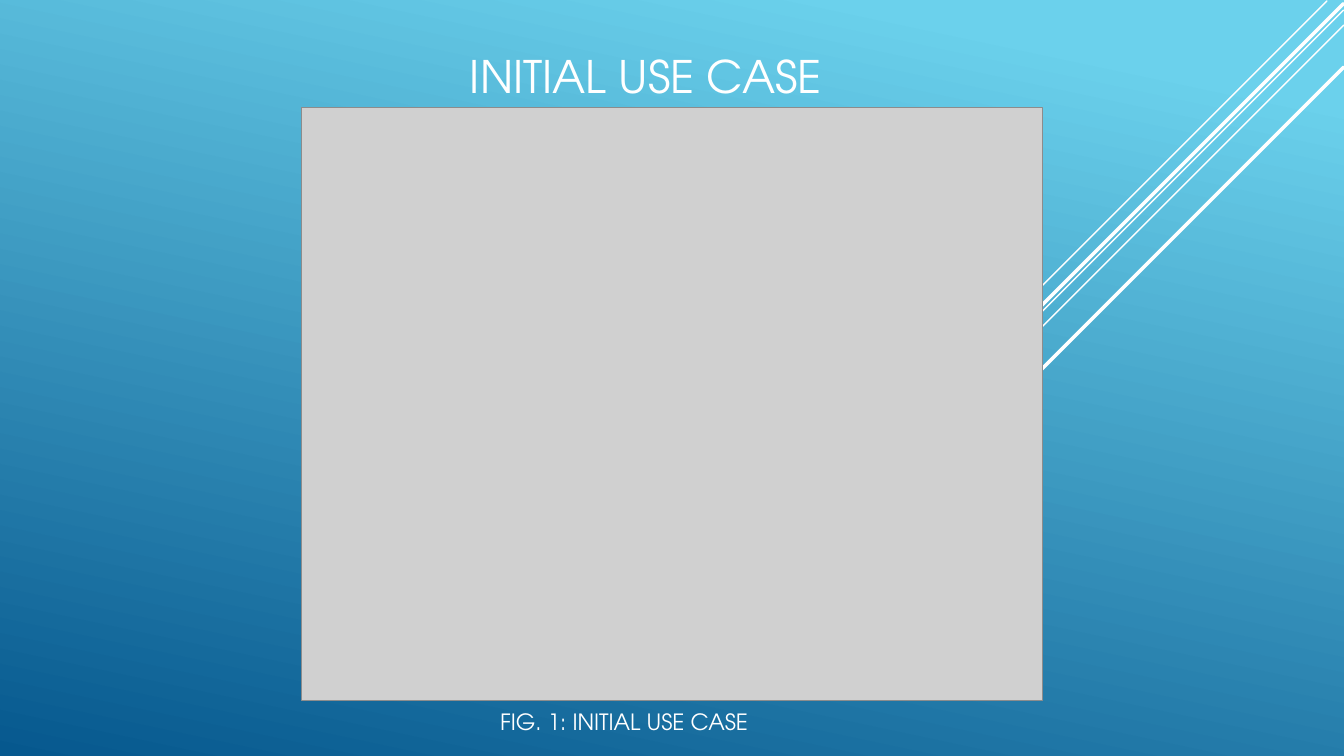
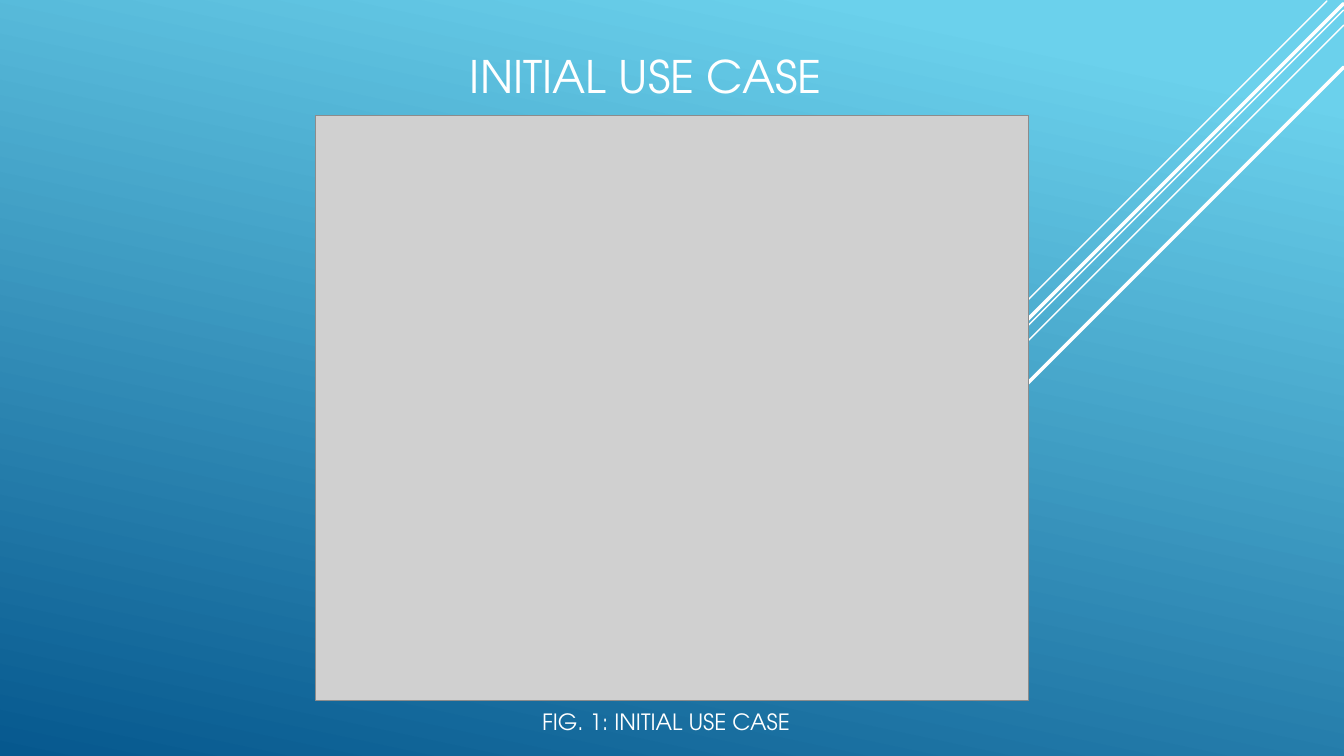
Before and after one commit to MJSween/ICS370_GRP_PROJECT, a slide deck: slide 50 of Inception_Phase.pptx. Drawn at 1344x756 pixels with LibreOffice and Linux fonts; fonts in the diff are those of the drawing; grey boxes stand for pictures. Boxes give left, top, right and bottom in pixels: in the first picture for what was removed or moved away, otherwise in the second. Text is boxed around its words. In the diff, an @@ line names an element or a change of style, - is before the commit and + after.

```diff
--- a/Inception_Phase.pptx
+++ b/Inception_Phase.pptx
@@ picture resized from (x1=301, y1=108, x2=1043, y2=701) to (x1=316, y1=116, x2=1028, y2=701) @@
@@ text "FIG. 1: INITIAL USE CASE" moved from (x1=500, y1=713, x2=748, y2=731) to (x1=542, y1=713, x2=789, y2=731) @@
```
Also in this commit, not shown: 1 other file.
